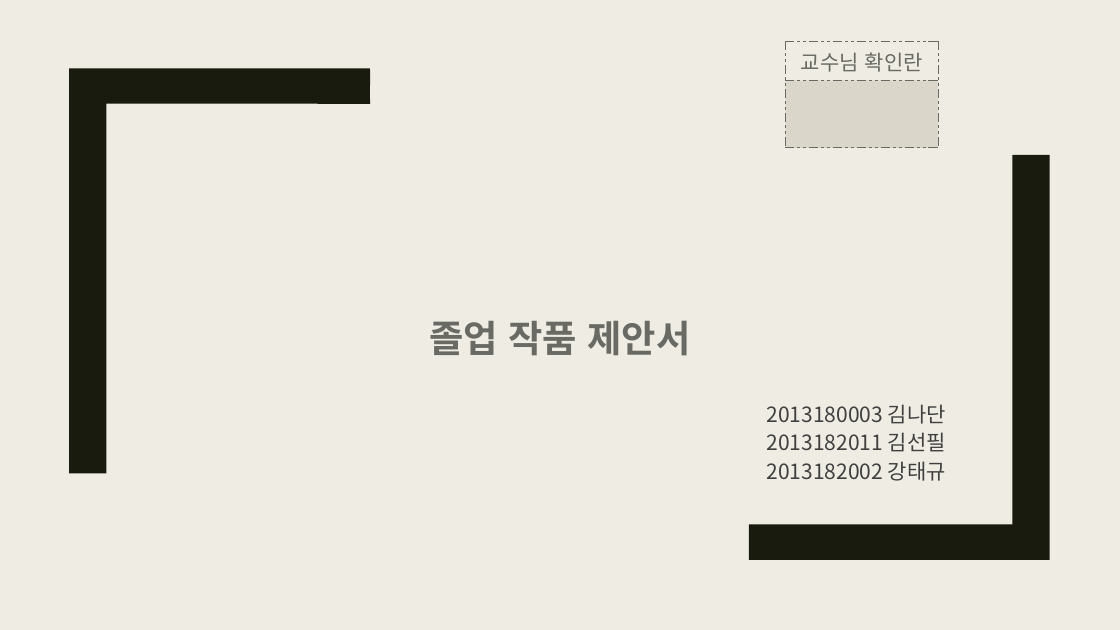
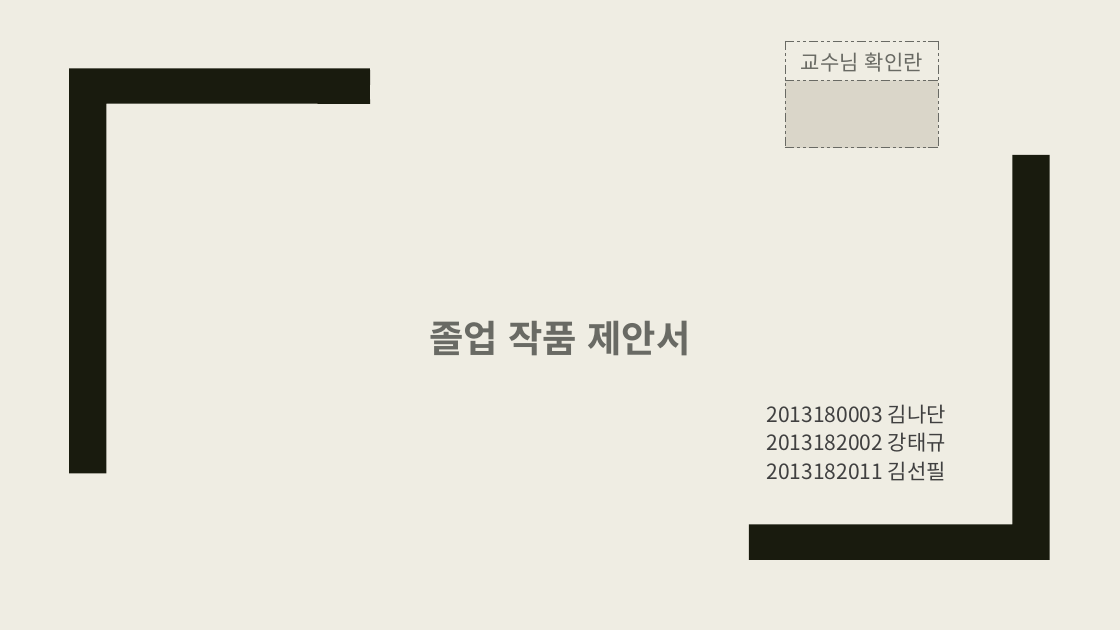
Before and after one commit to Kim2Kang/Documents, a slide deck: slide 1 of 제안서/발표용 제안서/Legend Of Doodle_김나단_김선필_강태규_1.6.0ver.pptx. Drawn at 1120x630 pixels with LibreOffice and Linux fonts; fonts in the diff are those of the drawing; background and template pictures are left out. Boxes give left, top, right and bottom in pixels: in the first picture for what was removed or moved away, otherwise in the second. Text is boxed around its words. In the diff, an @@ line names an element or a change of style, - is before the commit and + after.

```diff
--- a/제안서/발표용 제안서/Legend Of Doodle_김나단_김선필_강태규_1.6.0ver.pptx
+++ b/제안서/발표용 제안서/Legend Of Doodle_김나단_김선필_강태규_1.6.0ver.pptx
@@ text at [767, 432, 946, 452]: paragraph added @@
+2013182002 강태규
@@ text at [767, 461, 946, 481]: paragraph removed @@
-2013182002 강태규
```
Also in this commit, not shown: 2 other slides changed, 1 slide added.
